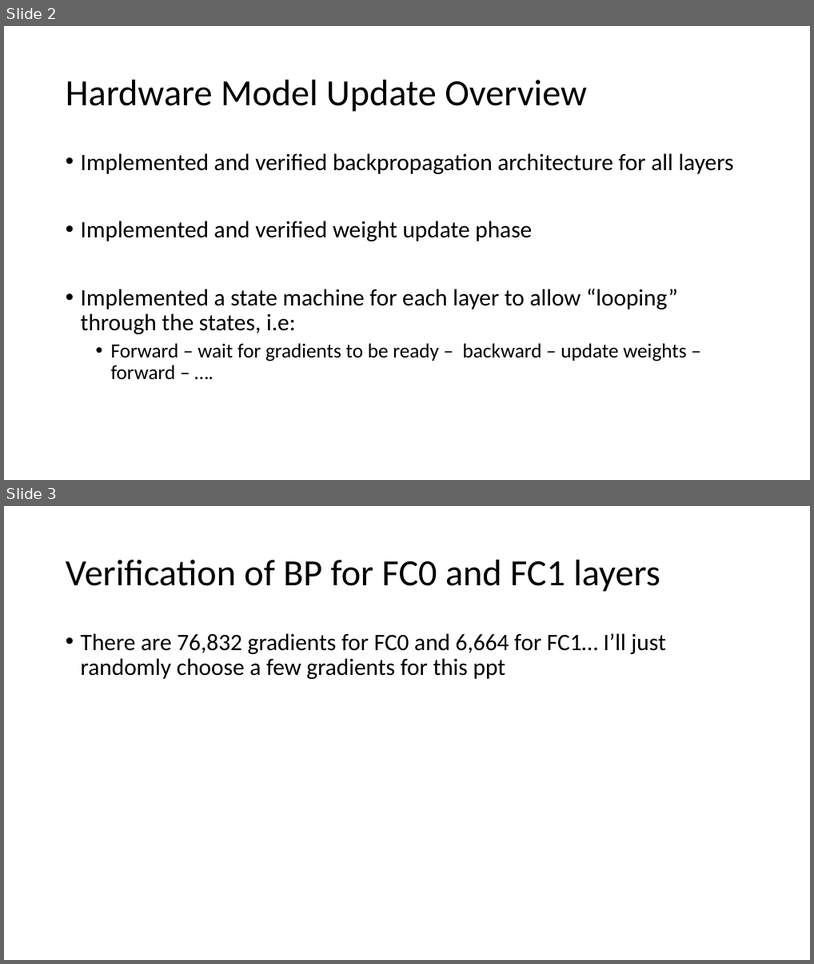
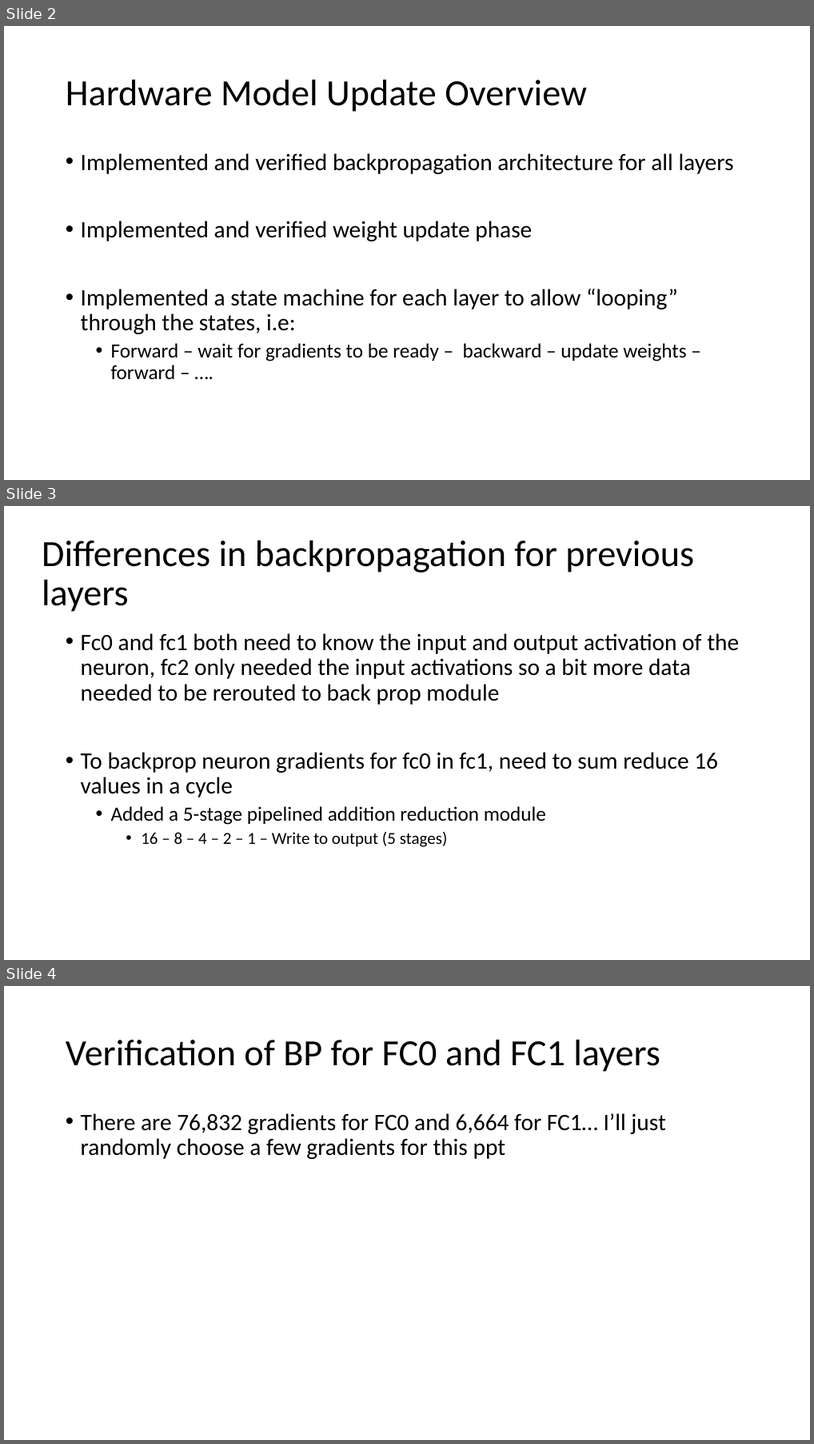
Before and after one commit to erikgroving/NeuralNetworkHardwareAccelerator, a slide deck: WeeklyPresentations/update11_06_03.pptx. Shown one above the other, each under a label of ours: slides 2 and 3 before the commit, slides 2, 3 and 4 after it. The pictures are 814x964 and 814x1444 pixels, drawn with LibreOffice and Linux fonts; fonts in the diff are those of the drawing. Boxes give left, top, right and bottom in pixels: in the first picture for what was removed or moved away, otherwise in the second. Text is boxed around its words. In the diff, an @@ line names an element or a change of style, - is before the commit and + after.

Commit message:
update before heading back

```diff
--- a/WeeklyPresentations/update11_06_03.pptx
+++ b/WeeklyPresentations/update11_06_03.pptx
@@ slide 3 added at box(4, 506, 810, 960), background #FFFFFF @@
@@ title added at box(42, 540, 694, 612), 44 pt, text #000000 @@
+Differences in backpropagation for previous layers
@@ text added at box(81, 633, 739, 847), 28 pt, text #000000 @@
+• Fc0 and fc1 both need to know the input and output activation of the neuron, fc2 only needed the input activations so a bit more data needed to be rerouted to back prop module
+• To backprop neuron gradients for fc0 in fc1, need to sum reduce 16 values in a cycle
+  • Added a 5-stage pipelined addition reduction module
+    • 16 – 8 – 4 – 2 – 1 – Write to output (5 stages)
@@ what was slide 3 is now slide 4 @@
```
Also in this commit, not shown: 3 slides changed.
